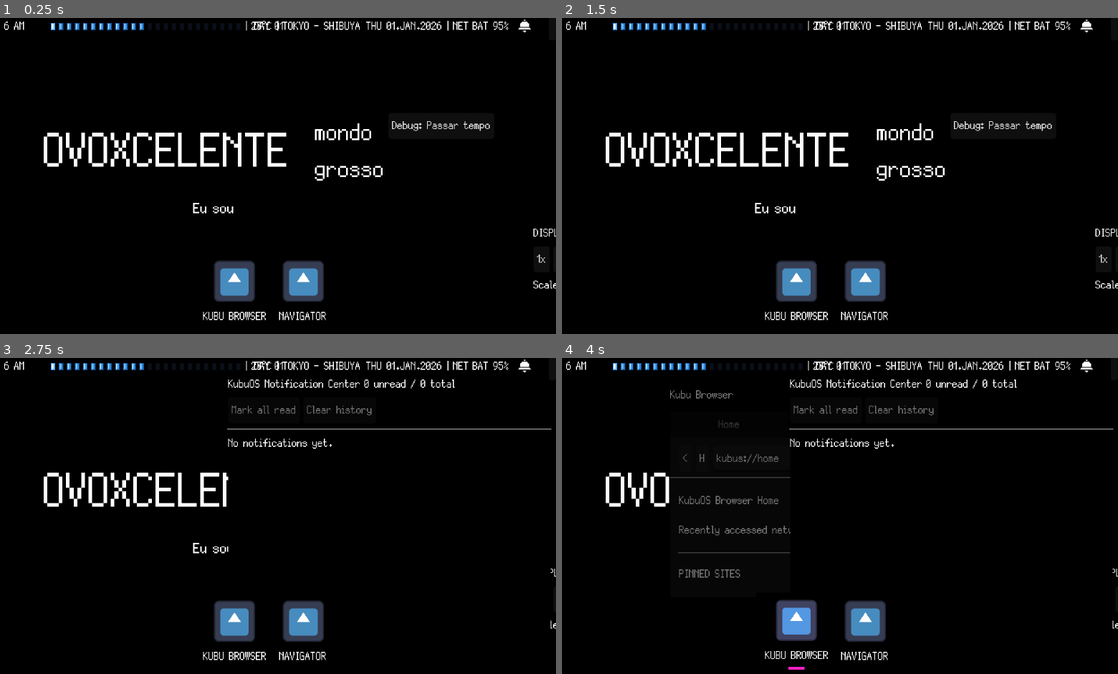
Above: before the commit, frames 1-4 (two rows, left to right).
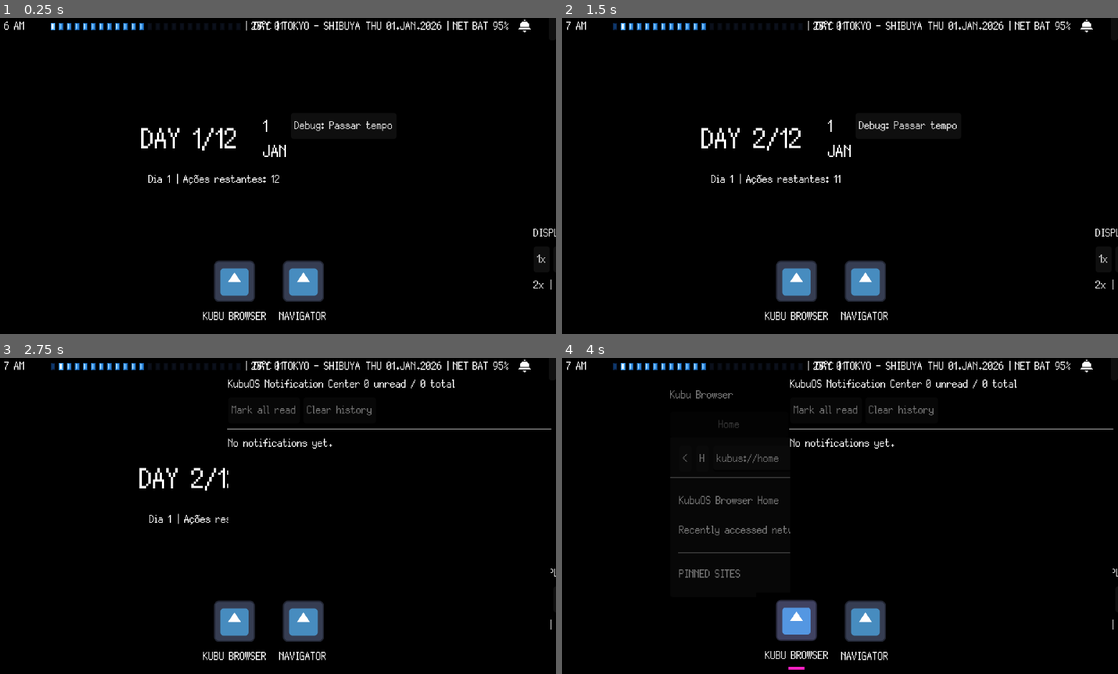
Above: after the commit, the same moments.

Repository: GYU-GAZE/NULL-NETWORK
Game: Godot game, scene res://core/main.tscn
Same seed, same stepped clock (60 frames per second), same inputs: the game is played once before the commit and once after it. The engine's default icon, where the game draws it, is replaced by a stand-in: a white triangle on a blue panel in a dark square.
Inputs (mouse positions are in pixels of both pictures, inside the frame that each line leads up to):
- Up to frame 1 (0.25 s): no input
- Up to frame 2 (1.5 s): click "Debug: Passar tempo" at 0.5 s; click "1x" at 1.25 s
- Up to frame 3 (2.75 s): click (522, 364) at 2 s
- Up to frame 4 (4 s): click (795, 620) at 2.77 s; click "P" at 3.5 s

The runs differ from the first frame. In frame 1, 3.1% of the frame differs, in the area x 7-100%, y 32-86%; in frame 2, 3.1%, in the area x 0-100%, y 1-86%; in frame 3, 1.8%; in frame 4, 0.6%.
Error before the commit: Parse Error: Cannot find member "SCALE_3X" in base "KubuDisplaySettings.ScaleMode". (res://systems/desktop/desktop.gd:108)

Commit message:
refactor(ui): expose only 1x and 2x pixel scale controls

Diff:
--- a/systems/desktop/desktop.gd
+++ b/systems/desktop/desktop.gd
@@ -4,6 +4,15 @@
 @export_category("Time UI Animation (Juice)")
 @export var time_pulse_scale: Vector2 = Vector2(1.05, 1.05)
 @export var time_tween_duration: float = 0.3
+
+@export_category("Responsive Desktop")
+@export var compact_breakpoint: float = 760.0
+@export var wide_period_font_size: int = 80
+@export var compact_period_font_size: int = 48
+@export var wide_date_font_size: int = 40
+@export var compact_date_font_size: int = 28
+@export var wide_status_font_size: int = 24
+@export var compact_status_font_size: int = 19
 
 @onready var clock_container: VBoxContainer = %ClockContainer
 @onready var period_label: Label = %PeriodLabel
@@ -15,29 +24,36 @@
 @onready var scale_auto_button: Button = %ScaleAutoButton
 @onready var scale_1x_button: Button = %Scale1xButton
 @onready var scale_2x_button: Button = %Scale2xButton
-@onready var scale_3x_button: Button = %Scale3xButton
-@onready var scale_4x_button: Button = %Scale4xButton
 @onready var scale_status_label: Label = %ScaleStatusLabel
+
 
 func _ready() -> void:
 	add_to_group("desktop")
 
 	debug_time_button.pressed.connect(_on_debug_time_pressed)
-
 	_connect_display_scale_buttons()
 	_refresh_display_scale_debug_ui()
+	_apply_responsive_layout()
 
-	GlobalSignals.time_advanced.connect(_on_time_advanced)
+	if not resized.is_connected(_apply_responsive_layout):
+		resized.connect(_apply_responsive_layout)
 
-	# Força a primeira atualização usando as variáveis diretamente do Autoload
+	if not GlobalSignals.time_advanced.is_connected(_on_time_advanced):
+		GlobalSignals.time_advanced.connect(_on_time_advanced)
+
 	TimeManager._emit_time_signal()
 
 
 func _on_debug_time_pressed() -> void:
 	TimeManager.advance_action()
 
-# Recebe os dados destrinchados do sinal global
-func _on_time_advanced(period: int, days_passed: int, cal_day: int, cal_month: String) -> void:
+
+func _on_time_advanced(
+	period: int,
+	days_passed: int,
+	cal_day: int,
+	cal_month: String
+) -> void:
 	var period_name := TimeManager.get_period_name(period as TimeManager.TimePeriod)
 	var current_block := TimeManager.current_action_block
 	var total_blocks := TimeManager.ACTION_BLOCKS_PER_PERIOD
@@ -59,15 +75,26 @@
 
 	_animate_time_change()
 
-# O Juice (Game Feel) aplicado no container inteiro
+
 func _animate_time_change() -> void:
 	clock_container.pivot_offset = clock_container.size / 2.0
 	clock_container.scale = time_pulse_scale
-	clock_container.modulate = Color(1.2, 1.2, 1.5, 1.0) # Leve brilho azulado
+	clock_container.modulate = Color(1.2, 1.2, 1.5, 1.0)
 
 	var tween: Tween = create_tween().set_parallel(true)
-	tween.tween_property(clock_container, "scale", Vector2.ONE, time_tween_duration).set_trans(Tween.TRANS_BOUNCE)
-	tween.tween_property(clock_container, "modulate", Color.WHITE, time_tween_duration)
+	tween.tween_property(
+		clock_container,
+		"scale",
+		Vector2.ONE,
+		time_tween_duration
+	).set_trans(Tween.TRANS_BOUNCE)
+	tween.tween_property(
+		clock_container,
+		"modulate",
+		Color.WHITE,
+		time_tween_duration
+	)
+
 
 func _connect_display_scale_buttons() -> void:
 	if not scale_auto_button.pressed.is_connected(_on_scale_auto_pressed):
@@ -79,14 +106,8 @@
 	if not scale_2x_button.pressed.is_connected(_on_scale_2x_pressed):
 		scale_2x_button.pressed.connect(_on_scale_2x_pressed)
 
-	if not scale_3x_button.pressed.is_connected(_on_scale_3x_pressed):
-		scale_3x_button.pressed.connect(_on_scale_3x_pressed)
-
-	if not scale_4x_button.pressed.is_connected(_on_scale_4x_pressed):
-		scale_4x_button.pressed.connect(_on_scale_4x_pressed)
-
-	if not KubuDisplaySetting.display_scale_changed.is_connected(_on_display_scale_changed):
-		KubuDisplaySetting.display_scale_changed.connect(_on_display_scale_changed)
+	if not KubuDisplaySetting.display_geometry_changed.is_connected(_on_display_geometry_changed):
+		KubuDisplaySetting.display_geometry_changed.connect(_on_display_geometry_changed)
 
 
 func _on_scale_auto_pressed() -> void:
@@ -104,33 +125,55 @@
 	_refresh_display_scale_debug_ui()
 
 
-func _on_scale_3x_pressed() -> void:
-	KubuDisplaySetting.set_scale_mode(KubuDisplaySetting.ScaleMode.SCALE_3X)
+func _on_display_geometry_changed(
+	_scale: int,
+	_physical_size: Vector2i,
+	_logical_size: Vector2i,
+	_display_mode: KubuDisplaySetting.DisplayMode
+) -> void:
 	_refresh_display_scale_debug_ui()
-
-
-func _on_scale_4x_pressed() -> void:
-	KubuDisplaySetting.set_scale_mode(KubuDisplaySetting.ScaleMode.SCALE_4X)
-	_refresh_display_scale_debug_ui()
-
-
-func _on_display_scale_changed(_scale: int, _physical_size: Vector2i) -> void:
-	_refresh_display_scale_debug_ui()
+	_apply_responsive_layout()
 
 
 func _refresh_display_scale_debug_ui() -> void:
 	var mode: KubuDisplaySetting.ScaleMode = KubuDisplaySetting.current_scale_mode
 	var scale: int = KubuDisplaySetting.get_current_scale()
 	var physical_size: Vector2i = KubuDisplaySetting.get_current_physical_size()
+	var logical_size: Vector2i = KubuDisplaySetting.get_current_logical_size()
 
 	scale_auto_button.button_pressed = mode == KubuDisplaySetting.ScaleMode.AUTO
 	scale_1x_button.button_pressed = mode == KubuDisplaySetting.ScaleMode.SCALE_1X
 	scale_2x_button.button_pressed = mode == KubuDisplaySetting.ScaleMode.SCALE_2X
-	scale_3x_button.button_pressed = mode == KubuDisplaySetting.ScaleMode.SCALE_3X
-	scale_4x_button.button_pressed = mode == KubuDisplaySetting.ScaleMode.SCALE_4X
 
-	scale_status_label.text = "Scale: %dx | %dx%d" % [
+	scale_status_label.text = "%dx | %dx%d -> %dx%d" % [
 		scale,
 		physical_size.x,
-		physical_size.y
+		physical_size.y,
+		logical_size.x,
+		logical_size.y
 	]
+
+
+func _apply_responsive_layout() -> void:
+	var available_width: float = size.x
+
+	if available_width <= 0.0:
+		available_width = get_viewport_rect().size.x
+
+	var is_compact: bool = available_width < compact_breakpoint
+	period_label.add_theme_font_size_override(
+		"font_size",
+		compact_period_font_size if is_compact else wide_period_font_size
+	)
+	day_label.add_theme_font_size_override(
+		"font_size",
+		compact_date_font_size if is_compact else wide_date_font_size
+	)
+	month_label.add_theme_font_size_override(
+		"font_size",
+		compact_date_font_size if is_compact else wide_date_font_size
+	)
+	days_passed_label.add_theme_font_size_override(
+		"font_size",
+		compact_status_font_size if is_compact else wide_status_font_size
+	)
